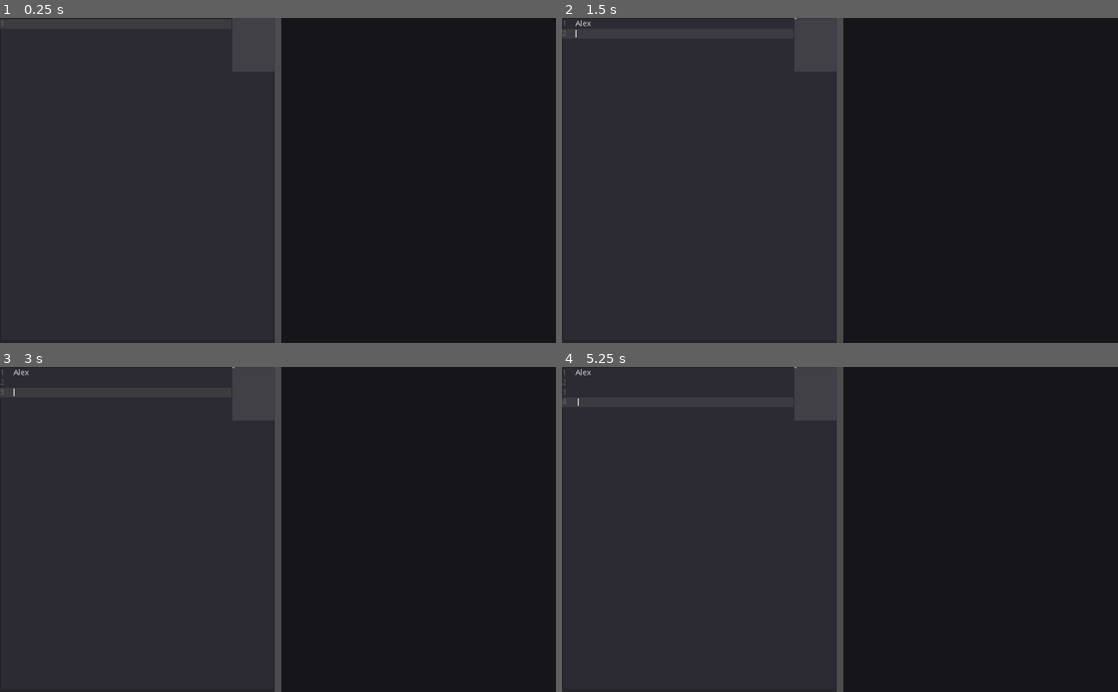
Above: before the commit, frames 1-4 (two rows, left to right).
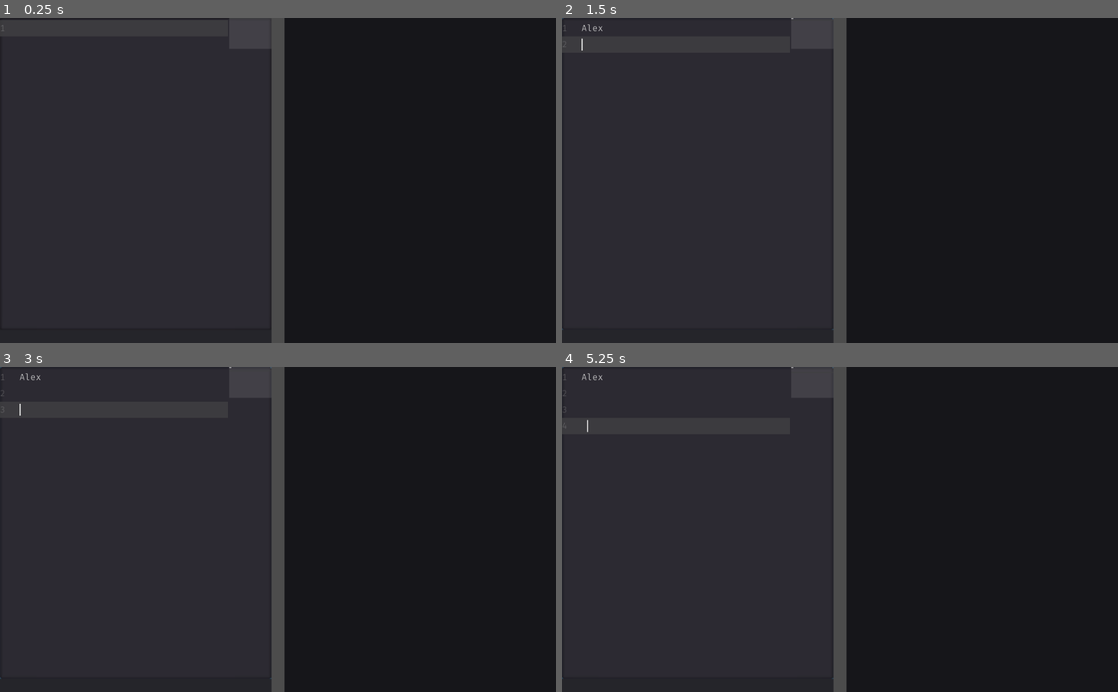
Above: after the commit, the same moments.

Repository: tabramczyk-uz/godo-uml-net
Game: Godot game, scene res://scenes/Main.tscn
Same seed, same stepped clock (60 frames per second), same inputs: the game is played once before the commit and once after it.
Inputs (mouse positions are in pixels of both pictures, inside the frame that each line leads up to):
- Up to frame 1 (0.25 s): no input
- Up to frame 2 (1.5 s): click (701, 180) at 0.52 s; type "Alex" at 0.6 s; tap Enter at 1.25 s
- Up to frame 3 (3 s): tap Space at 2 s; tap Enter at 2.75 s
- Up to frame 4 (5.25 s): tap Space at 3.5, 5 s; tap Enter at 4.25 s

The runs differ from the first frame. In frame 1, 1.0% of the frame differs, in the area x 0-52%, y 0-100%; in frame 2, 1.0%; in frame 3, 1.0%; in frame 4, 1.1%.

Commit message:
Recreated theme

Diff:
--- a/project.godot
+++ b/project.godot
@@ -17,6 +17,9 @@
 [gui]
 
 common/drop_mouse_on_gui_input_disabled=true
+theme/use_hidpi=true
+theme/custom="res://resources/ui_theme.tres"
+theme/custom_font="res://resources/font/default_font.tres"
 
 [mono]
 
--- /dev/null
+++ b/resources/font/bold_font.tres
@@ -0,0 +1,10 @@
+[gd_resource type="DynamicFont" load_steps=3 format=2]
+
+[ext_resource path="res://resources/font/FiraCode-VariableFont_wght.ttf" type="DynamicFontData" id=1]
+[ext_resource path="res://resources/font/FiraCode-Bold.ttf" type="DynamicFontData" id=2]
+
+[resource]
+use_mipmaps = true
+use_filter = true
+font_data = ExtResource( 2 )
+fallback/0 = ExtResource( 1 )
--- /dev/null
+++ b/resources/font/default_font.tres
@@ -0,0 +1,8 @@
+[gd_resource type="DynamicFont" load_steps=2 format=2]
+
+[ext_resource path="res://resources/font/FiraCode-VariableFont_wght.ttf" type="DynamicFontData" id=1]
+
+[resource]
+use_mipmaps = true
+use_filter = true
+font_data = ExtResource( 1 )
--- /dev/null
+++ b/resources/ui_theme.tres
@@ -0,0 +1,29 @@
+[gd_resource type="Theme" load_steps=5 format=2]
+
+[ext_resource path="res://resources/font/default_font.tres" type="DynamicFont" id=1]
+[ext_resource path="res://resources/font/bold_font.tres" type="DynamicFont" id=2]
+
+[sub_resource type="StyleBoxLine" id=2]
+color = Color( 0.623529, 0.623529, 0.623529, 1 )
+grow_begin = 0.0
+grow_end = 0.0
+thickness = 2
+
+[sub_resource type="StyleBoxFlat" id=1]
+bg_color = Color( 0.180392, 0.180392, 0.180392, 1 )
+border_width_left = 2
+border_width_top = 2
+border_width_right = 2
+border_width_bottom = 2
+border_color = Color( 0.623529, 0.623529, 0.623529, 1 )
+
+[resource]
+default_font = ExtResource( 1 )
+HSeparator/constants/separation = 0
+HSeparator/styles/separator = SubResource( 2 )
+MarginContainer/constants/margin_bottom = 8
+MarginContainer/constants/margin_left = 8
+MarginContainer/constants/margin_right = 8
+MarginContainer/constants/margin_top = 8
+PanelContainer/styles/panel = SubResource( 1 )
+RichTextLabel/fonts/bold_font = ExtResource( 2 )
--- a/scenes/Main.tscn
+++ b/scenes/Main.tscn
@@ -12,5 +12,10 @@
 anchor_bottom = 1.0
 
 [node name="CodeEditor" parent="HSplitContainer" instance=ExtResource( 1 )]
+margin_right = 506.0
+margin_bottom = 600.0
 
 [node name="VisualEditor" parent="HSplitContainer" instance=ExtResource( 2 )]
+margin_left = 518.0
+margin_right = 1024.0
+margin_bottom = 600.0
--- a/scenes/UMLClassContainer.tscn
+++ b/scenes/UMLClassContainer.tscn
@@ -4,19 +4,23 @@
 
 [node name="UMLClassContainer" instance=ExtResource( 1 )]
 
+[node name="PanelContainer" parent="." index="0"]
+margin_bottom = 128.0
+
 [node name="VBoxContainer" parent="PanelContainer" index="0"]
-margin_bottom = 112.0
+margin_top = 2.0
+margin_bottom = 126.0
 custom_constants/separation = 1
 
 [node name="HSeparator" type="HSeparator" parent="PanelContainer/VBoxContainer" index="1"]
-margin_top = 32.0
-margin_right = 86.0
-margin_bottom = 36.0
+margin_top = 41.0
+margin_right = 96.0
+margin_bottom = 41.0
 
 [node name="AttributeContainer" type="MarginContainer" parent="PanelContainer/VBoxContainer" index="2"]
-margin_top = 37.0
-margin_right = 86.0
-margin_bottom = 68.0
+margin_top = 42.0
+margin_right = 96.0
+margin_bottom = 82.0
 custom_constants/margin_right = 8
 custom_constants/margin_top = 8
 custom_constants/margin_left = 8
@@ -25,20 +29,20 @@
 [node name="Attributes" type="RichTextLabel" parent="PanelContainer/VBoxContainer/AttributeContainer" index="0"]
 margin_left = 8.0
 margin_top = 8.0
-margin_right = 78.0
-margin_bottom = 23.0
+margin_right = 88.0
+margin_bottom = 32.0
 bbcode_enabled = true
 fit_content_height = true
 
 [node name="HSeparator2" type="HSeparator" parent="PanelContainer/VBoxContainer" index="3"]
-margin_top = 69.0
-margin_right = 86.0
-margin_bottom = 73.0
+margin_top = 83.0
+margin_right = 96.0
+margin_bottom = 83.0
 
 [node name="MethodContainer" type="MarginContainer" parent="PanelContainer/VBoxContainer" index="4"]
-margin_top = 74.0
-margin_right = 86.0
-margin_bottom = 105.0
+margin_top = 84.0
+margin_right = 96.0
+margin_bottom = 124.0
 custom_constants/margin_right = 8
 custom_constants/margin_top = 8
 custom_constants/margin_left = 8
@@ -47,7 +51,10 @@
 [node name="Methods" type="RichTextLabel" parent="PanelContainer/VBoxContainer/MethodContainer" index="0"]
 margin_left = 8.0
 margin_top = 8.0
-margin_right = 78.0
-margin_bottom = 23.0
+margin_right = 88.0
+margin_bottom = 32.0
 bbcode_enabled = true
 fit_content_height = true
+
+[node name="EditPopup" parent="." index="1"]
+margin_bottom = 128.0
--- a/scenes/UMLNodeContainer.tscn
+++ b/scenes/UMLNodeContainer.tscn
@@ -2,25 +2,30 @@
 
 [ext_resource path="res://scenes/EditPopup.tscn" type="PackedScene" id=1]
 
-[node name="UMLNodeContainer" type="Container"]
+[node name="UMLNodeContainer" type="MarginContainer"]
 margin_right = 100.0
 margin_bottom = 56.0
+custom_constants/margin_right = 0
+custom_constants/margin_top = 0
+custom_constants/margin_left = 0
+custom_constants/margin_bottom = 0
 
 [node name="PanelContainer" type="PanelContainer" parent="."]
 margin_right = 100.0
-margin_bottom = 42.0
+margin_bottom = 56.0
 rect_min_size = Vector2( 100, 0 )
 
 [node name="VBoxContainer" type="VBoxContainer" parent="PanelContainer"]
-margin_left = 7.0
-margin_top = 7.0
-margin_right = 93.0
-margin_bottom = 38.0
+margin_left = 2.0
+margin_top = 8.0
+margin_right = 98.0
+margin_bottom = 48.0
+size_flags_vertical = 4
 
 [node name="NameContainer" type="MarginContainer" parent="PanelContainer/VBoxContainer"]
 unique_name_in_owner = true
-margin_right = 86.0
-margin_bottom = 31.0
+margin_right = 96.0
+margin_bottom = 40.0
 custom_constants/margin_right = 8
 custom_constants/margin_top = 8
 custom_constants/margin_left = 8
@@ -30,8 +35,8 @@
 unique_name_in_owner = true
 margin_left = 8.0
 margin_top = 8.0
-margin_right = 78.0
-margin_bottom = 23.0
+margin_right = 88.0
+margin_bottom = 32.0
 bbcode_enabled = true
 bbcode_text = "[center][b]Node[/b][/center]"
 text = "Node"
@@ -39,7 +44,7 @@
 
 [node name="EditPopup" parent="." instance=ExtResource( 1 )]
 unique_name_in_owner = true
-margin_left = 7.0
-margin_top = 7.0
-margin_right = 65.0
-margin_bottom = 31.0
+margin_right = 260.0
+margin_bottom = 56.0
+caret_blink = true
+caret_blink_speed = 0.5
Binary file added: resources/font/FiraCode-Bold.ttf
Binary file added: resources/font/FiraCode-Light.ttf
Binary file added: resources/font/FiraCode-Medium.ttf
Binary file added: resources/font/FiraCode-Regular.ttf
Binary file added: resources/font/FiraCode-SemiBold.ttf
Binary file added: resources/font/FiraCode-VariableFont_wght.ttf
